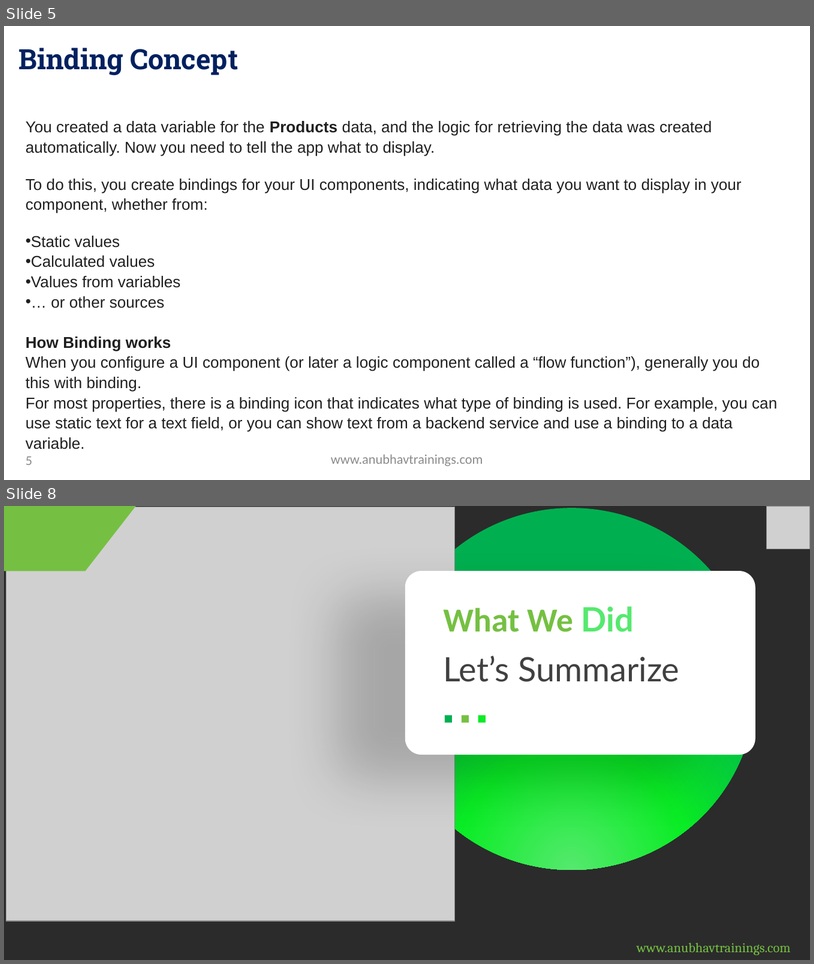
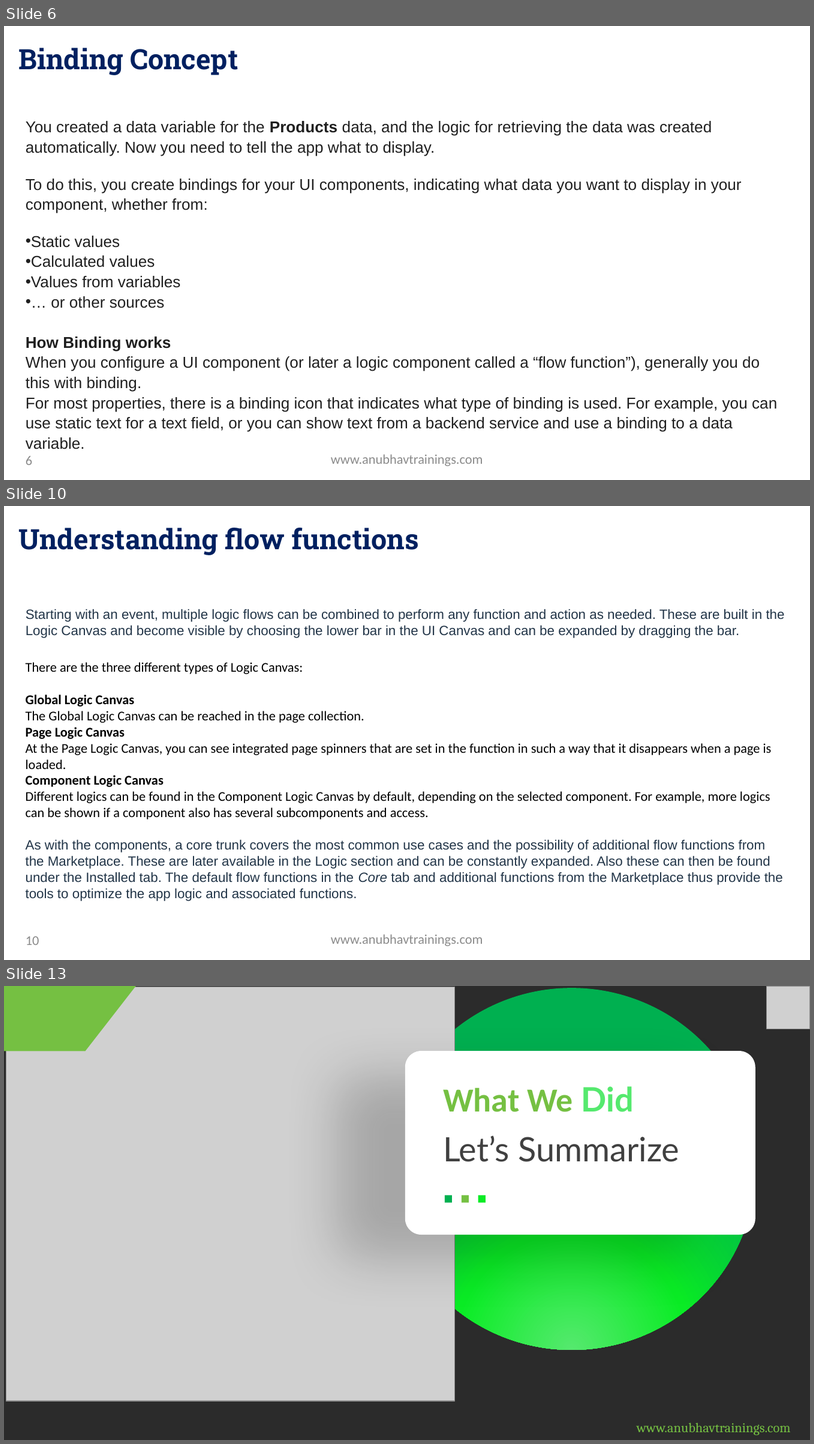
Before and after one commit to soyuztechnologies/SAP_Build_End_to_End, a slide deck: Day 23/SAP Build Training Day 23.pptx. Shown one above the other, each under a label of ours: slides 5 and 8 before the commit, slides 6, 10 and 13 after it; the slides between them are not shown. The pictures are 814x964 and 814x1444 pixels, drawn with LibreOffice and Linux fonts; fonts in the diff are those of the drawing; grey boxes stand for pictures; background and template pictures are left out; a plain dark background stands for a picture behind light text. Boxes give left, top, right and bottom in pixels: in the first picture for what was removed or moved away, otherwise in the second. Text is boxed around its words. In the diff, an @@ line names an element or a change of style, - is before the commit and + after.

```diff
--- a/Day 23/SAP Build Training Day 23.pptx
+++ b/Day 23/SAP Build Training Day 23.pptx
@@ slide 10 added at box(4, 506, 810, 960), background picture (left out) @@
@@ title added at box(18, 528, 419, 555), 25 pt, text gradient #002060 to #0070C0, bold @@
+Understanding flow functions
@@ text added at box(26, 609, 785, 638), 12 pt, text #223548 @@
+Starting with an event, multiple logic flows can be combined to perform any function and action as needed. These are built in the Logic Canvas and become visible by choosing the lower bar in the UI Canvas and can be expanded by dragging the bar.
@@ text added at box(26, 662, 783, 901), 12 pt, text #000000 @@
+There are the three different types of Logic Canvas:
+Global Logic Canvas
+The Global Logic Canvas can be reached in the page collection.
+Page Logic Canvas
+At the Page Logic Canvas, you can see integrated page spinners that are set in the function in such a way that it disappears when a page is loaded.
+Component Logic Canvas
+Different logics can be found in the Component Logic Canvas by default, depending on the selected component. For example, more logics can be shown if a component also has several subcomponents and access.
+As with the components, a core trunk covers the most common use cases and the possibility of additional flow functions from the Marketplace. These are later available in the Logic section and can be constantly expanded. Also these can then be found under the Installed tab. The default flow functions in the Core tab and additional functions from the Marketplace thus provide the tools to optimize the app logic and associated functions.
@@ page number added at box(26, 936, 39, 945), 12 pt, text #8C8C8C @@
+10
@@ text added at box(331, 934, 483, 946), 12 pt, text #8C8C8C @@
+www.anubhavtrainings.com
@@ what was slide 5 is now slide 6 @@
@@ page number at box(26, 456, 32, 465): text changed @@
-5
+6
@@ what was slide 8 is now slide 13 @@
```
Also in this commit, not shown: 3 slides changed, 4 other slides added, 1 other file.
